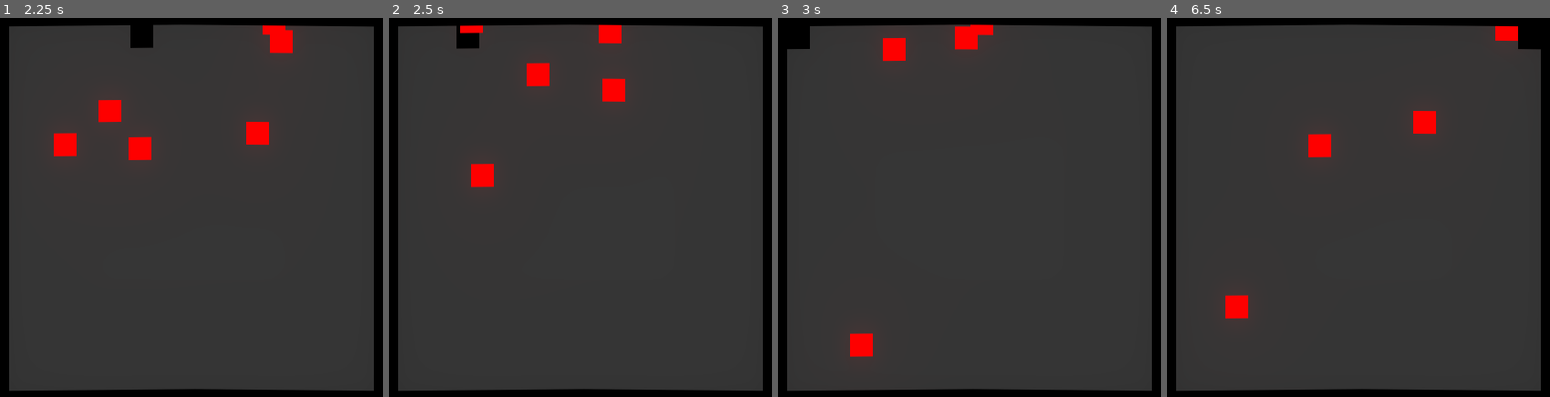
Above: before the commit, frames 1-4 (left to right).
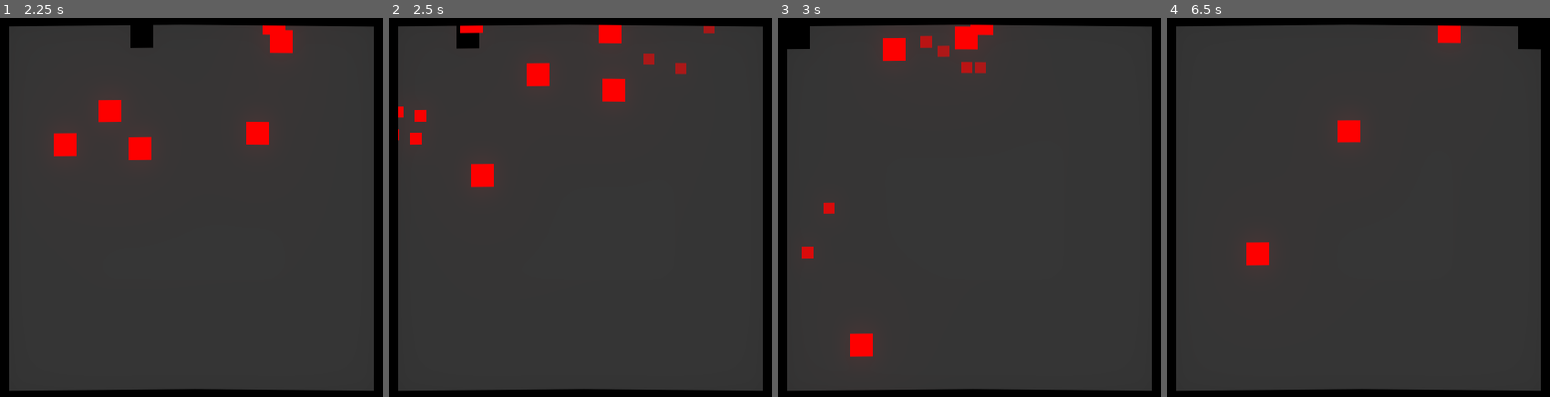
Above: after the commit, the same moments.

Repository: mariothedog/Dodge-and-Explode-
Game: Godot game, scene res://Levels/Endless Level.tscn
Two runs of this game, one before a commit and one after it. Both use one fixed random seed, a clock stepped at 60 frames per second and the inputs below. The engine's default icon, where the game draws it, is replaced by a stand-in: a white triangle on a blue panel in a dark square.
Inputs:
- Up to frame 1 (2.25 s): hold W (move_up) 0.53-2.03 s; hold A (move_left) from 2.03 s (still down)
- Up to frame 2 (2.5 s): keep holding A (move_left)
- Up to frame 3 (3 s): keep holding A (move_left)
- Up to frame 4 (6.5 s): release A (move_left) at 3.53 s; hold S (move_down) 3.53-4.28 s; hold D (move_right) 4.28-5.03 s; hold W (move_up) 5.03-5.78 s; hold D (move_right) from 5.78 s (still down)

Frame 1 is identical in both runs. In frame 2, 0.5% of the frame differs, in the area x 2-85%, y 1-34%; in frame 3, 0.6%; in frame 4, 2.4%, in the area x 15-92%, y 1-80%.

Commit message:
Added an enemy death animation.

Diff:
--- a/Enemies/Enemy.gd
+++ b/Enemies/Enemy.gd
@@ -9,13 +9,13 @@
 func _ready():
 	$CollisionShape2D.set_deferred("disabled", true)
 
+	if target_dir:
+		velocity = target_dir * SPEED
+
 func _physics_process(_delta):
 	movement()
 
 func movement():
-	if target_dir:
-		velocity = target_dir * SPEED
-
 	velocity = move_and_slide(velocity)
 
 	for i in range(get_slide_count()):
@@ -33,4 +33,24 @@
 	$CollisionShape2D.set_deferred("disabled", false)
 
 func die():
-	queue_free()
+	velocity = Vector2.ZERO
+	$CollisionShape2D.set_deferred("disabled", true)
+
+	play_death_animation()
+
+	yield($Tween, "tween_all_completed")
+	var timer = get_tree().create_timer(0.1)
+	timer.connect("timeout", self, "queue_free")
+
+func play_death_animation():
+	for segment in $Body.get_children():
+		var segment_dir = (segment.rect_position + segment.rect_pivot_offset).normalized()
+
+		segment_dir = segment_dir.rotated(deg2rad(rand_range(0, 45)))
+
+		var final_pos = segment.rect_position + segment_dir * 40
+		$Tween.interpolate_property(segment, "rect_position", segment.rect_position, final_pos, 0.1, Tween.TRANS_QUAD, Tween.EASE_OUT)
+		$Tween.start()
+
+		$Tween.interpolate_property(segment, "color", Color(1, 0, 0, 1), Color(1, 0, 0, 0), 0.5)
+		$Tween.start()
--- a/Enemies/Enemy.tscn
+++ b/Enemies/Enemy.tscn
@@ -11,13 +11,43 @@
 collision_layer = 4
 collision_mask = 3
 script = ExtResource( 1 )
+__meta__ = {
+"_edit_vertical_guides_": [ -24.0 ]
+}
 
-[node name="ColorRect" type="ColorRect" parent="."]
+[node name="Body" type="Node2D" parent="."]
+
+[node name="ColorRect" type="ColorRect" parent="Body"]
 margin_left = -16.0
 margin_top = -16.0
+rect_pivot_offset = Vector2( 8, 8 )
+color = Color( 1, 0, 0, 1 )
+__meta__ = {
+"_edit_use_anchors_": false
+}
+
+[node name="ColorRect2" type="ColorRect" parent="Body"]
+margin_top = -16.0
+margin_right = 16.0
+rect_pivot_offset = Vector2( 8, 8 )
+color = Color( 1, 0, 0, 1 )
+__meta__ = {
+"_edit_use_anchors_": false
+}
+
+[node name="ColorRect3" type="ColorRect" parent="Body"]
+margin_left = -16.0
+margin_bottom = 16.0
+rect_pivot_offset = Vector2( 8, 8 )
+color = Color( 1, 0, 0, 1 )
+__meta__ = {
+"_edit_use_anchors_": false
+}
+
+[node name="ColorRect4" type="ColorRect" parent="Body"]
 margin_right = 16.0
 margin_bottom = 16.0
-rect_pivot_offset = Vector2( 16, 16 )
+rect_pivot_offset = Vector2( 8, 8 )
 color = Color( 1, 0, 0, 1 )
 __meta__ = {
 "_edit_use_anchors_": false
@@ -31,4 +61,6 @@
 
 [node name="CollisionShape2D" type="CollisionShape2D" parent="Tile Collision Enabler"]
 shape = SubResource( 1 )
+
+[node name="Tween" type="Tween" parent="."]
 [connection signal="body_exited" from="Tile Collision Enabler" to="." method="_on_Tile_Collision_Enabler_body_exited"]
Not shown: 6 places in Levels/Endless Level.tscn that only renumber resources
